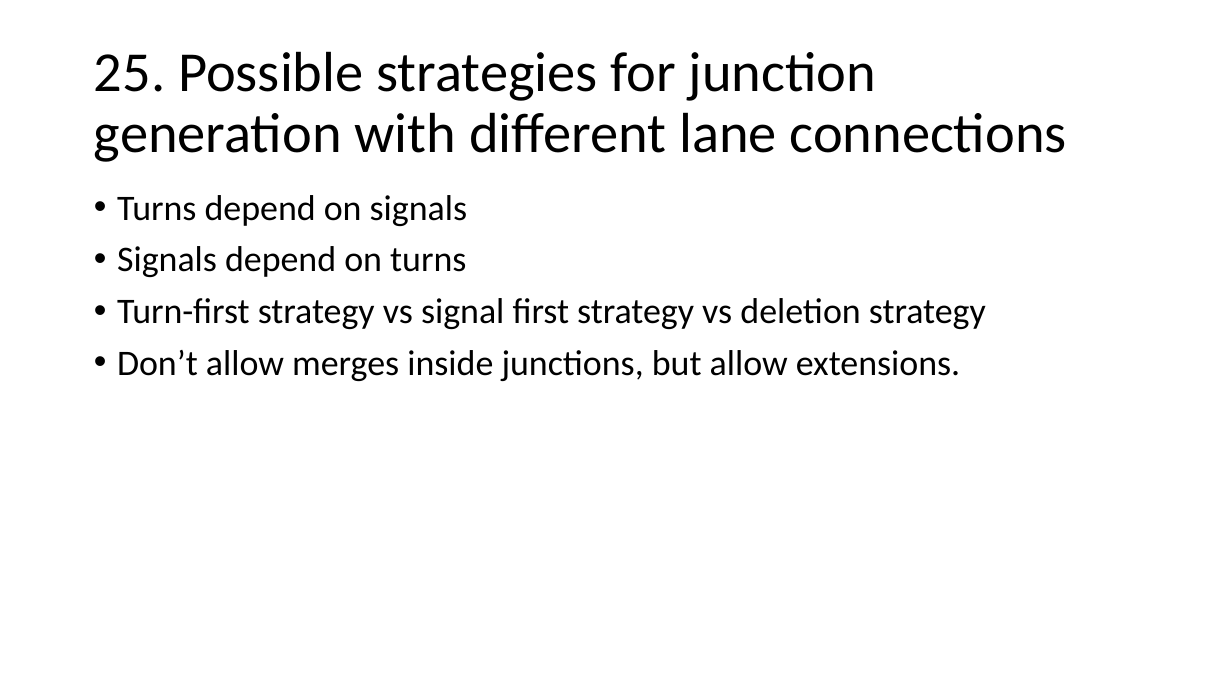
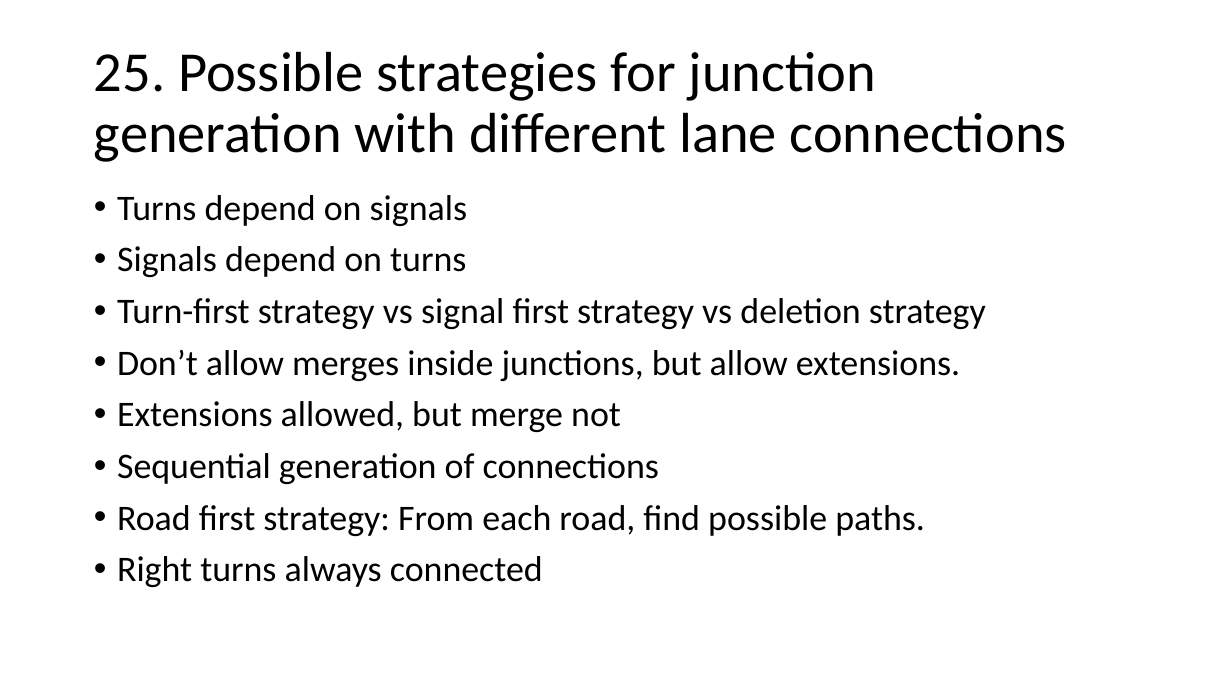
Before and after one commit to AugmentedDesignLab/junction-art, a slide deck: slide 35 of plan/challenges.pptx. Drawn at 1232x693 pixels with LibreOffice and Linux fonts; fonts in the diff are those of the drawing. Boxes give left, top, right and bottom in pixels: in the first picture for what was removed or moved away, otherwise in the second. Text is boxed around its words. In the diff, an @@ line names an element or a change of style, - is before the commit and + after.

```diff
--- a/plan/challenges.pptx
+++ b/plan/challenges.pptx
@@ text at [117,401,925,587]: paragraphs added @@
+• Extensions allowed, but merge not
+• Sequential generation of connections
+• Road first strategy: From each road, find possible paths.
+• Right turns always connected
```
Also in this commit, not shown: 2 other slides changed, 1 other file.
